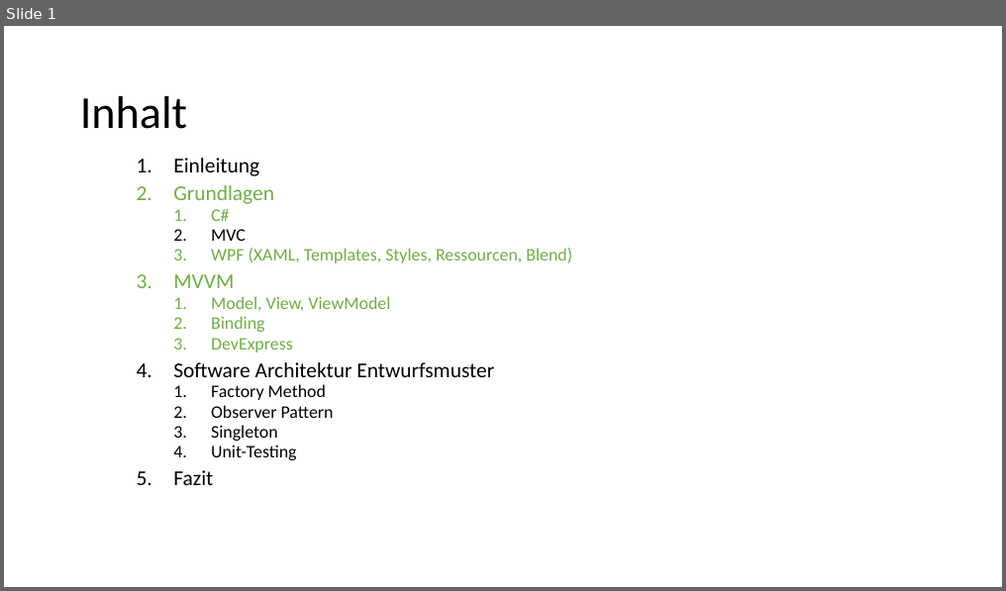
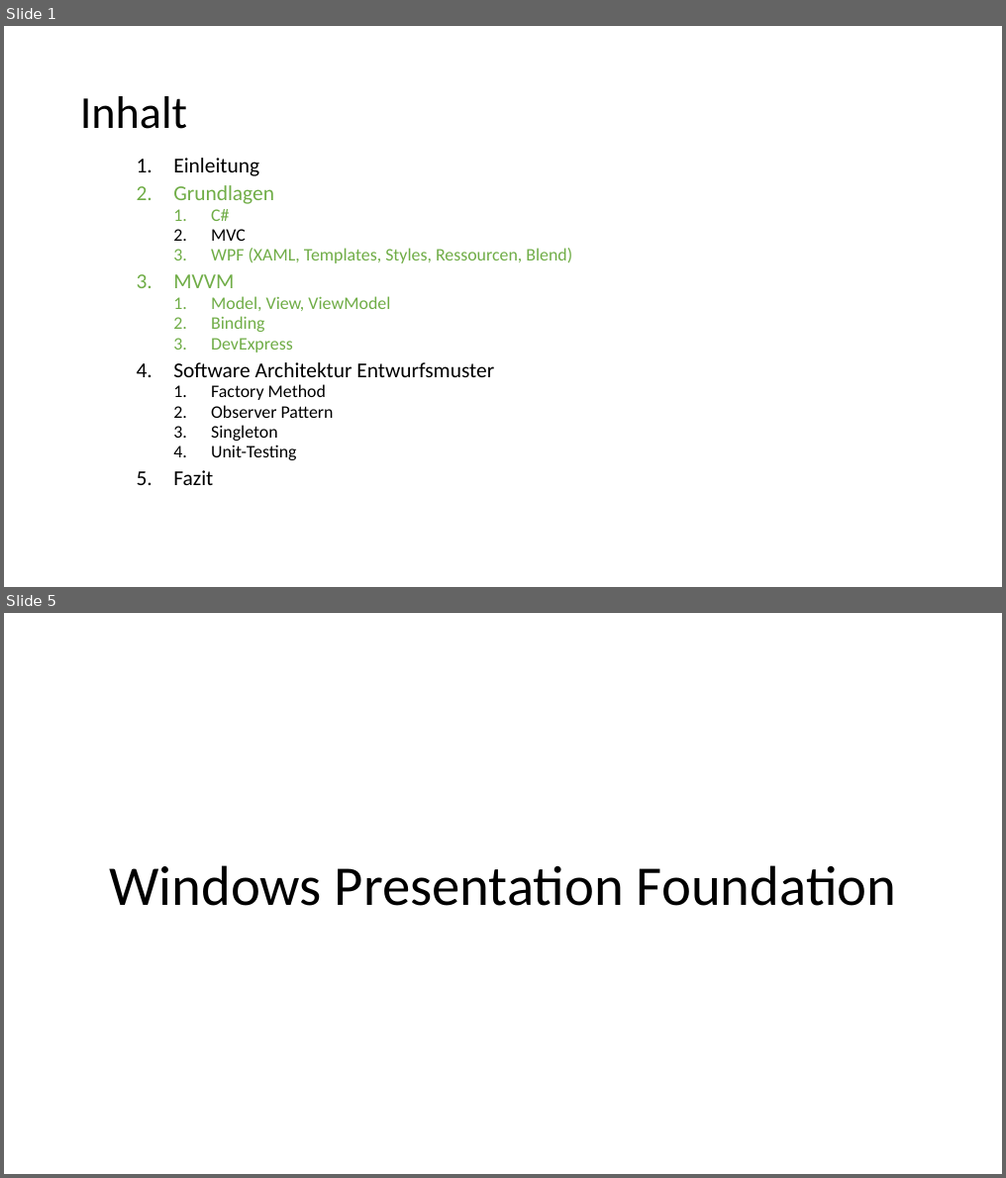
Before and after one commit to Steffen543/InformatikSeminarDemo, a slide deck: Präsentation_Steffen.pptx. Shown one above the other, each under a label of ours: slide 1 before the commit, slides 1 and 5 after it; the slides between them are not shown. The pictures are 1006x591 and 1006x1178 pixels, drawn with LibreOffice and Linux fonts; fonts in the diff are those of the drawing. Boxes give left, top, right and bottom in pixels: in the first picture for what was removed or moved away, otherwise in the second. Text is boxed around its words. In the diff, an @@ line names an element or a change of style, - is before the commit and + after.

```diff
--- a/Präsentation_Steffen.pptx
+++ b/Präsentation_Steffen.pptx
@@ slide 5 added at (4, 613, 1002, 1174), background #FFFFFF @@
@@ title added at (109, 865, 896, 906), 54 pt, text #000000 @@
+Windows Presentation Foundation
```
Also in this commit, not shown: 4 slides changed, 15 other slides added, 6 slides removed, 28 other files.
